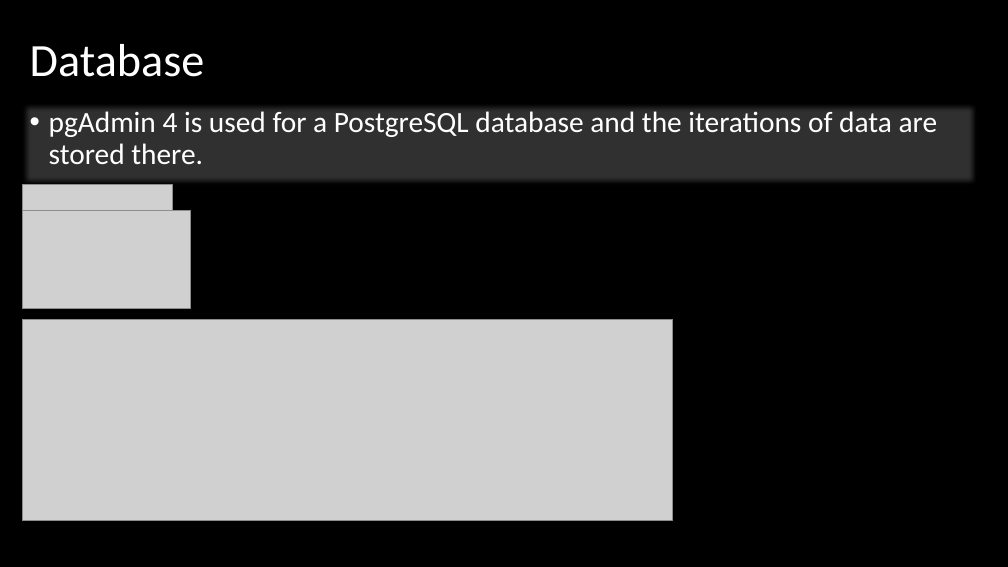
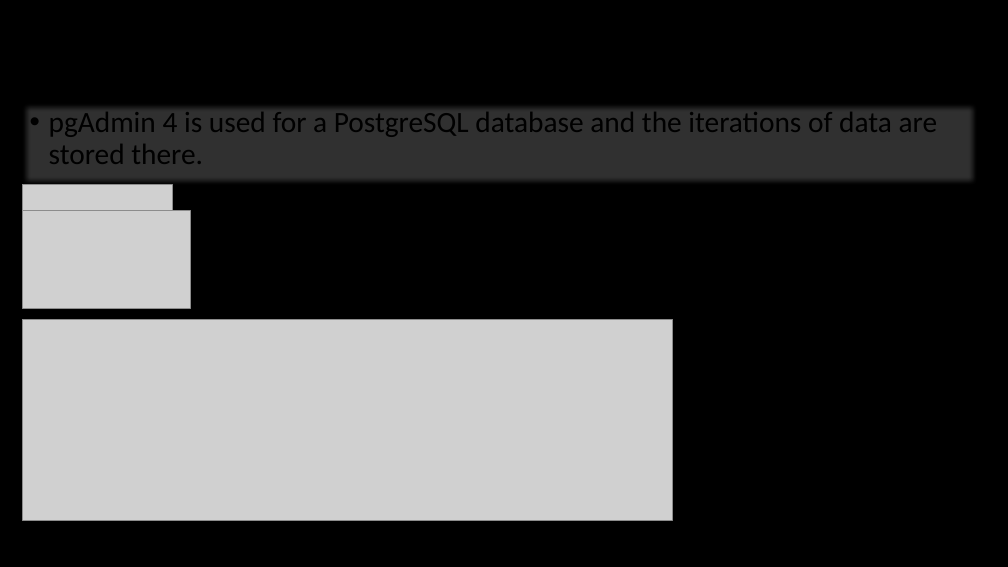
Before and after one commit to marveld21/Final-Project_Bass_Fishing_Analysis, a slide deck: slide 4 of Presentation.pptx (slide 3 before the commit). Drawn at 1008x567 pixels with LibreOffice and Linux fonts; fonts in the diff are those of the drawing; grey boxes stand for pictures; background and template pictures are left out. Boxes give left, top, right and bottom in pixels: in the first picture for what was removed or moved away, otherwise in the second. Text is boxed around its words. In the diff, an @@ line names an element or a change of style, - is before the commit and + after.

```diff
--- a/Presentation.pptx
+++ b/Presentation.pptx
@@ title "Database" at (22, 7, 892, 116): text colour #FFFFFF to #000000 @@
@@ text "pgAdmin 4 is used for ..." at (22, 104, 976, 185): text colour #FFFFFF to #000000 @@
```
Also in this commit, not shown: 5 other slides changed, 2 slides added.
